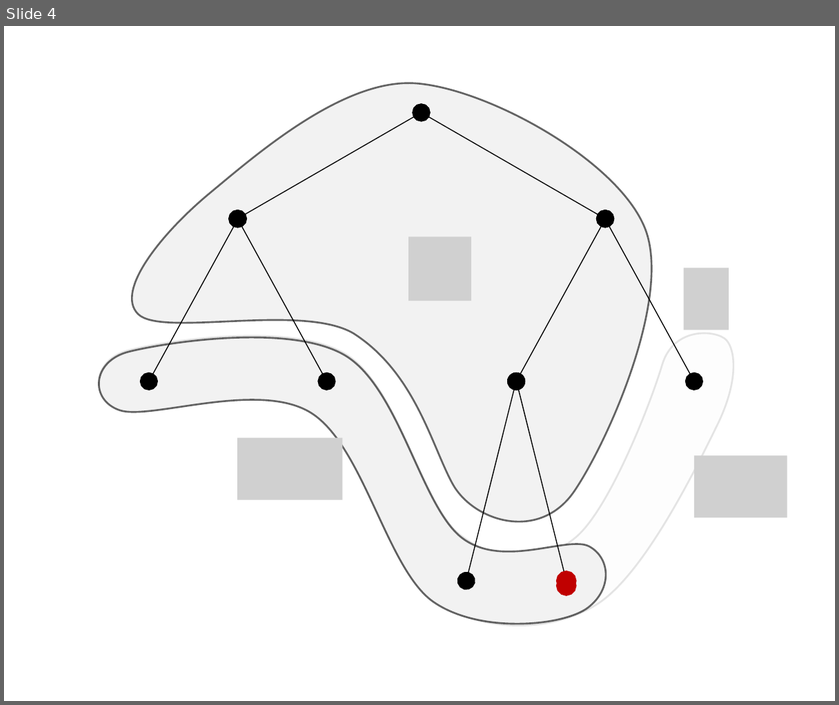
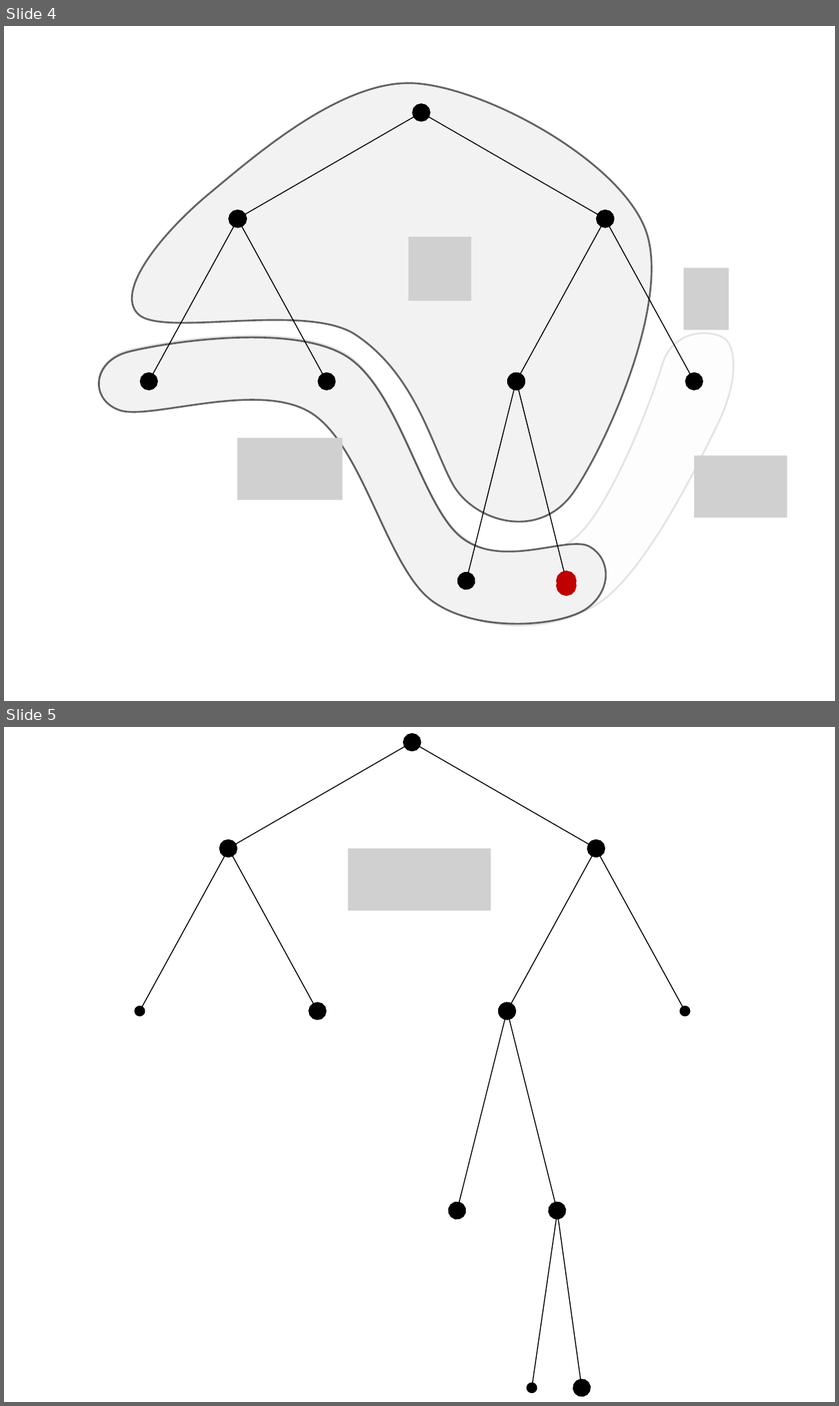
Before and after one commit to eleurent/monte-carlo-graph-search, a slide deck: img/trees.pptx. Shown one above the other, each under a label of ours: slide 4 before the commit, slides 4 and 5 after it. The pictures are 839x705 and 839x1406 pixels, drawn with LibreOffice and Linux fonts; fonts in the diff are those of the drawing; grey boxes stand for pictures. Boxes give left, top, right and bottom in pixels: in the first picture for what was removed or moved away, otherwise in the second. Text is boxed around its words. In the diff, an @@ line names an element or a change of style, - is before the commit and + after.

```diff
--- a/img/trees.pptx
+++ b/img/trees.pptx
@@ slide 5 added at box(4, 727, 835, 1402), background #FFFFFF @@
@@ double arrow added from (228, 848) to (412, 743), #000000 0.5 pt @@
@@ double arrow added from (596, 848) to (412, 743), #000000 0.5 pt @@
@@ double arrow added from (140, 1011) to (228, 848), #000000 0.5 pt @@
@@ double arrow added from (318, 1011) to (228, 848), #000000 0.5 pt @@
@@ double arrow added from (228, 848) to (228, 848), #C00000 2.25 pt @@
@@ picture added at box(348, 848, 490, 911) @@
@@ double arrow added from (506, 1011) to (596, 848), #000000 0.5 pt @@
@@ double arrow added from (684, 1011) to (596, 848), #000000 0.5 pt @@
@@ double arrow added from (140, 1011) to (140, 1011), #0070C0 2.25 pt @@
@@ double arrow added from (457, 1211) to (506, 1011), #000000 0.5 pt @@
@@ double arrow added from (557, 1211) to (506, 1011), #000000 0.5 pt @@
@@ double arrow added from (684, 1011) to (684, 1011), #0070C0 2.25 pt @@
@@ double arrow added from (531, 1387) to (558, 1211), #000000 0.5 pt @@
@@ double arrow added from (582, 1387) to (557, 1211), #000000 0.5 pt @@
@@ double arrow added from (557, 1211) to (557, 1211), #C00000 2.25 pt @@
@@ double arrow added from (531, 1387) to (531, 1387), #0070C0 2.25 pt @@
```
Also in this commit, not shown: 2 other files.
